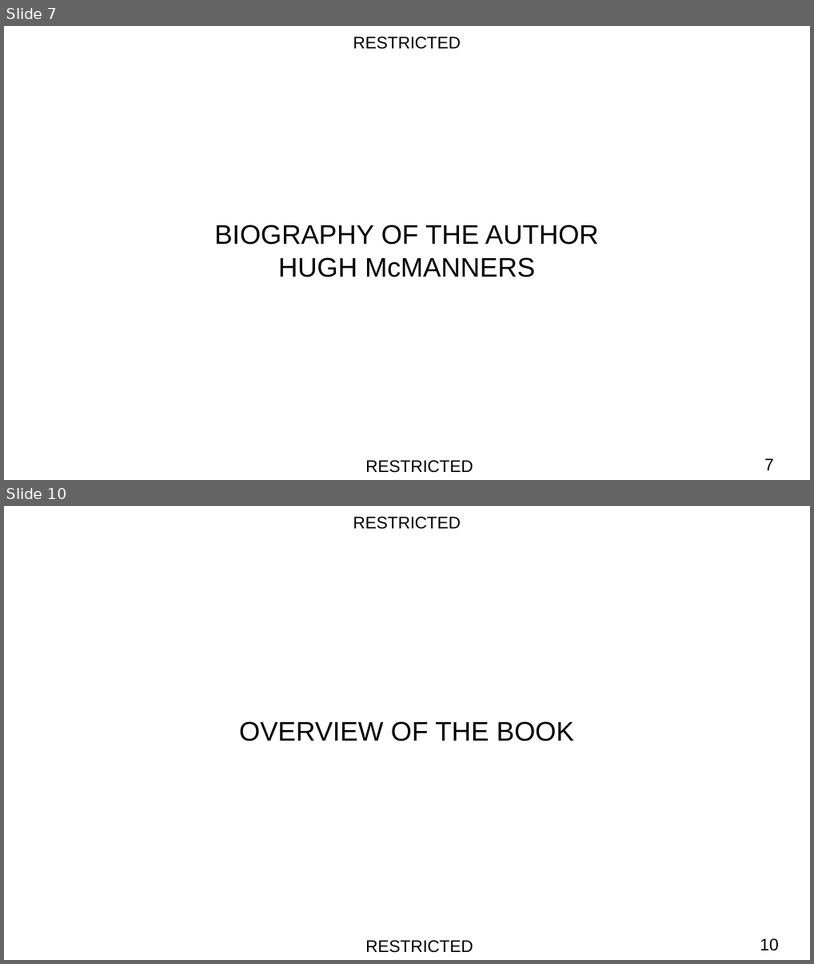
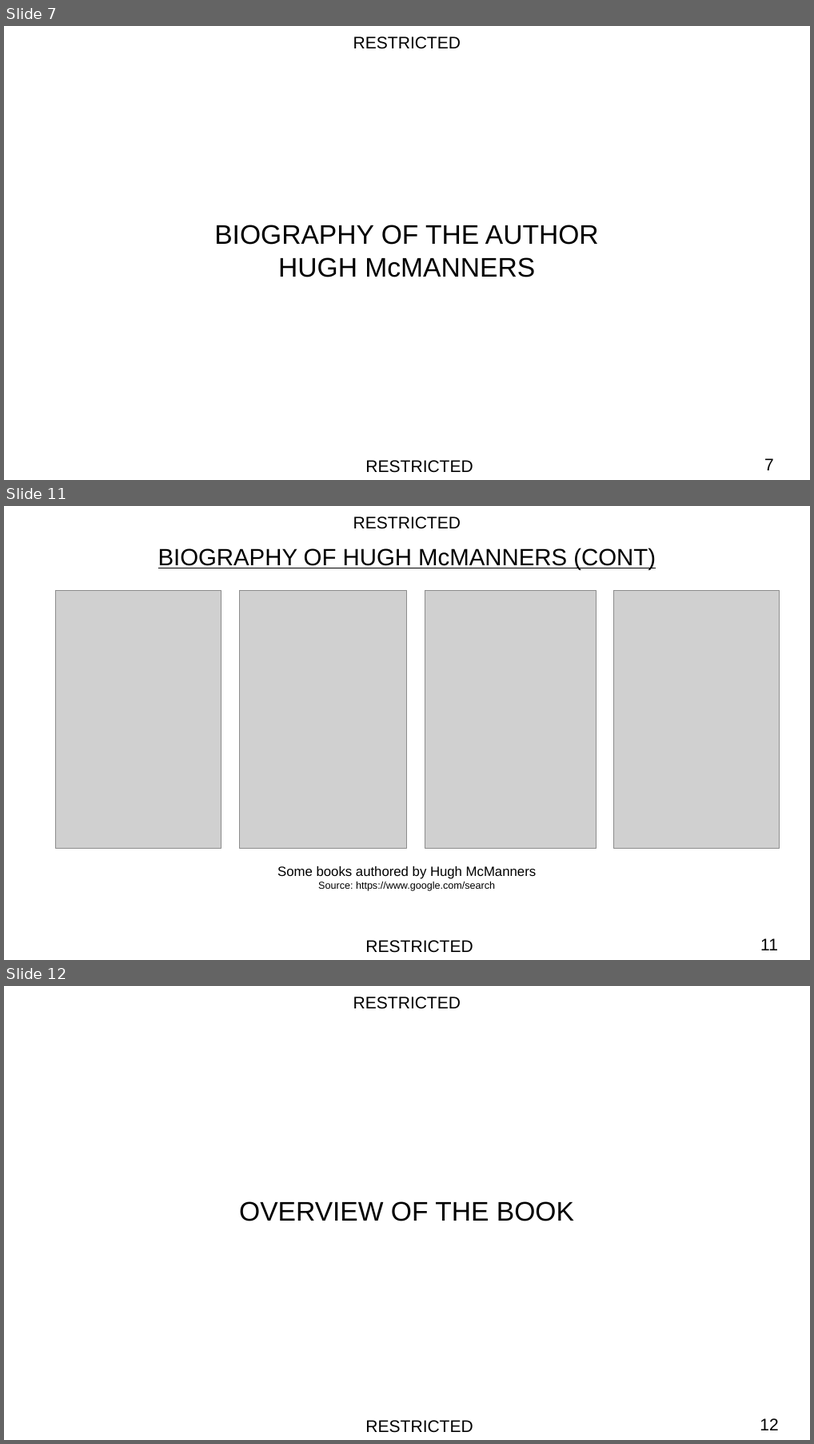
Before and after one commit to kwesijohnson25-star/Comfort-Osei, a slide deck: PPT_Review_of_Commando_Winning_the_Green_Beret.pptx. Shown one above the other, each under a label of ours: slides 7 and 10 before the commit, slides 7, 11 and 12 after it; the slides between them are not shown. The pictures are 814x964 and 814x1444 pixels, drawn with LibreOffice and Linux fonts; fonts in the diff are those of the drawing; grey boxes stand for pictures; background and template pictures are left out. Boxes give left, top, right and bottom in pixels: in the first picture for what was removed or moved away, otherwise in the second. Text is boxed around its words. In the diff, an @@ line names an element or a change of style, - is before the commit and + after.

```diff
--- a/PPT_Review_of_Commando_Winning_the_Green_Beret.pptx
+++ b/PPT_Review_of_Commando_Winning_the_Green_Beret.pptx
@@ slide 11 added at [4, 506, 810, 960], background #FFFFFF; not listed: 3 template elements that a slide beside it also shows @@
@@ text added at [158, 548, 656, 570], 28 pt, text #000000, underline @@
+BIOGRAPHY OF HUGH McMANNERS (CONT)
@@ picture added at [55, 591, 221, 848] @@
@@ picture added at [239, 591, 407, 848] @@
@@ picture added at [425, 591, 596, 848] @@
@@ picture added at [614, 591, 779, 848] @@
@@ text added at [278, 866, 537, 891], 12 pt, text #000000 @@
+Some books authored by Hugh McManners
+Source: https://www.google.com/search
@@ what was slide 10 is now slide 12 @@
@@ page number at [760, 1418, 778, 1430]: text changed @@
-10
+12
```
Also in this commit, not shown: 2 slides changed, 1 other slide added.
